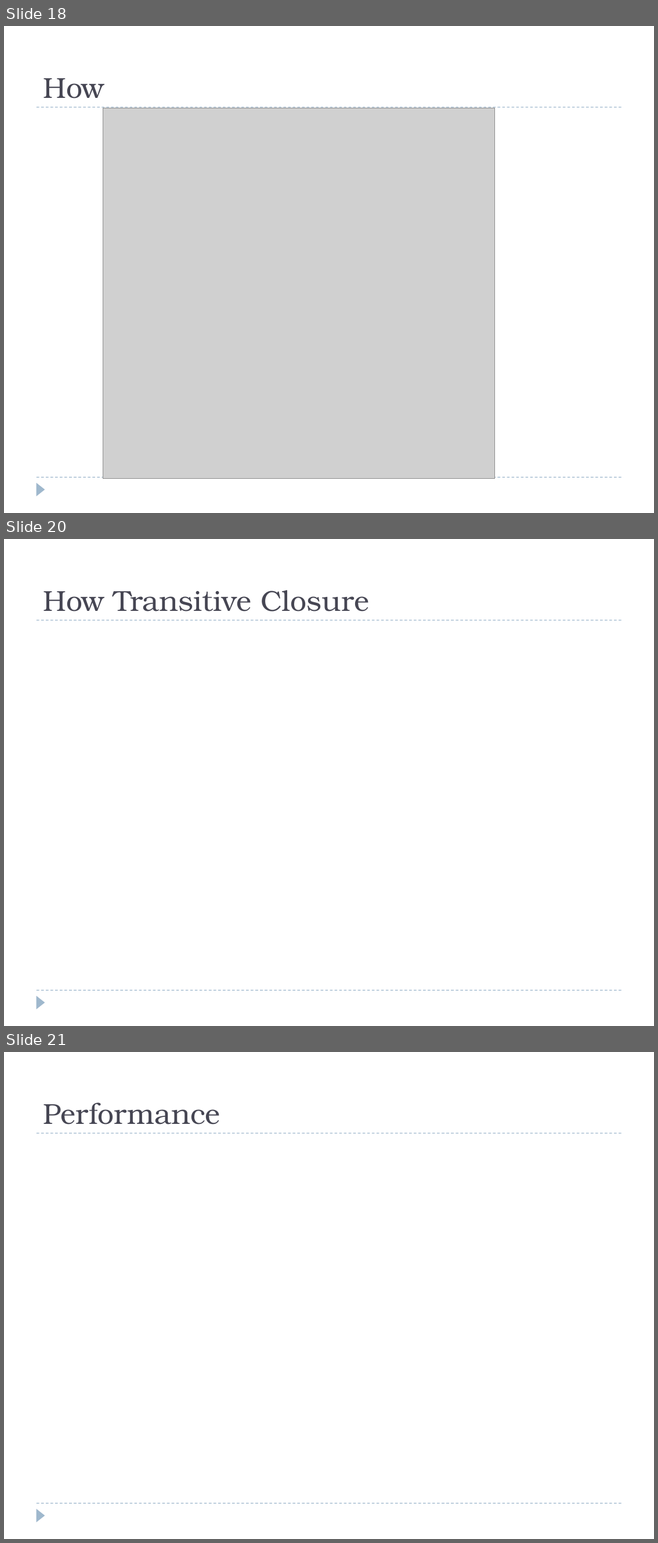
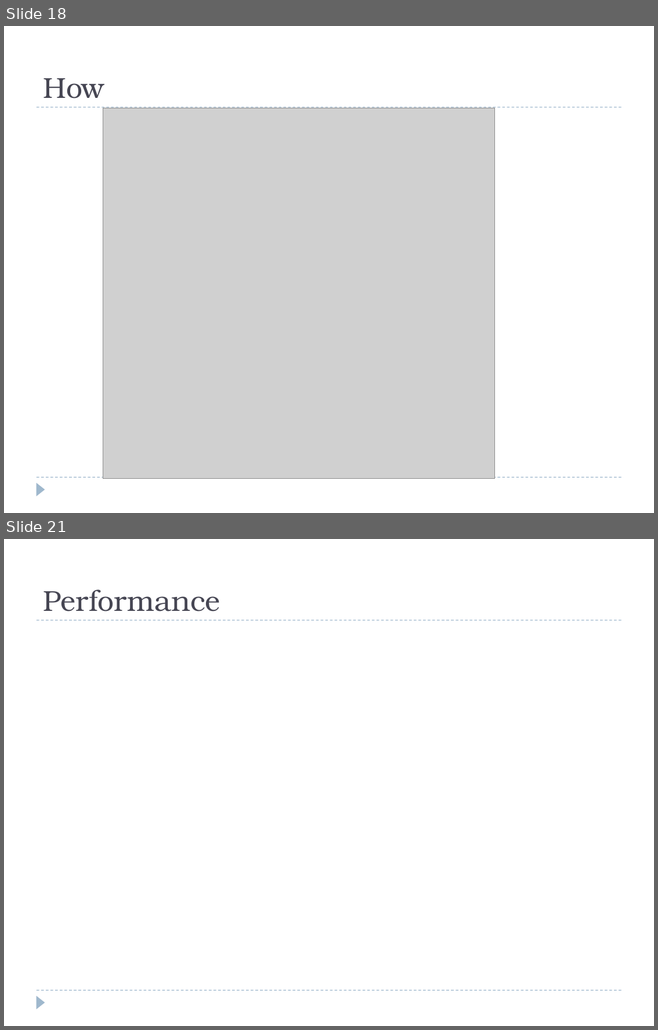
Before and after one commit to hbutani/SQLWindowing, a slide deck: docs/SQW.ppt. Shown one above the other, each under a label of ours: slides 18, 20 and 21 before the commit, slides 18 and 21 after it; the slides between them are not shown. The pictures are 658x1543 and 658x1030 pixels, drawn with LibreOffice and Linux fonts; fonts in the diff are those of the drawing; grey boxes stand for pictures. Boxes give left, top, right and bottom in pixels: in the first picture for what was removed or moved away, otherwise in the second. Text is boxed around its words. In the diff, an @@ line names an element or a change of style, - is before the commit and + after.

```diff
--- a/docs/SQW.ppt
+++ b/docs/SQW.ppt
@@ slide 20 removed at (4, 539, 654, 1026), background #FFFFFF; not listed: 3 template elements that a slide beside it also shows @@
@@ title removed at (43, 590, 369, 611) @@
-How Transitive Closure
```
Also in this commit, not shown: 1 slide changed, 2 slides added, 1 other slide removed, 2 other files.
